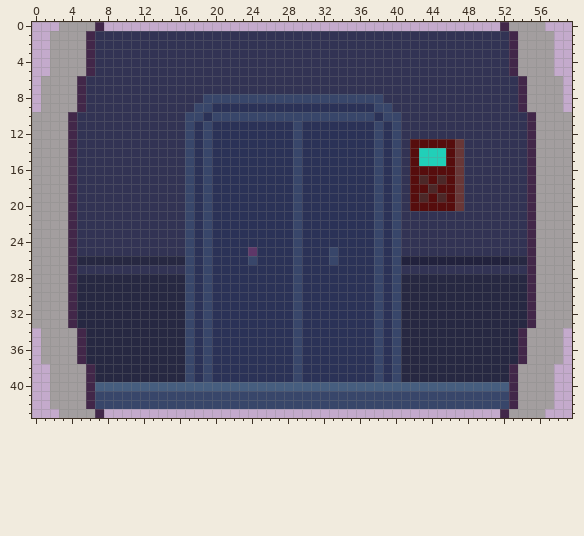
File history of a pixel-art sprite, assets/images/lift.png. That is the earlier state.
The file is 60x44 pixels. Colours within 5 levels of each other are drawn and written as one.
Now the later version:
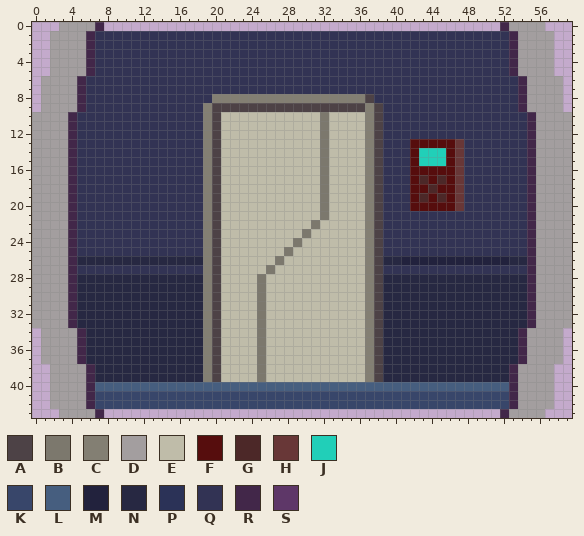
Palette (. is transparent): A #4d4246  B #7c786d  C #837f73  D #a39e9f  E #bfbca9  F #560d0d  G #4c2828  H #683737  J #21cfb8  K #38466a  L #465e7f  M #22223d  N #272842  P #2b3257  Q #323354  R #422749  S #5e3768
What changed:
The author changed colour K to colour A in row 8 at x 37; in row 9 at x 38; in row 10 at x 20; in rows 11 to 39 at x 38.
The author changed colour P to colour A in row 9 at x 20 to 36; in row 10 at x 38; in rows 11 to 39 at x 20.
The author changed colour K to colour B in row 10 at x 32; in row 24 at x 29.
The author changed colour P to colour B in rows 11 to 21 at x 32; in row 22 at x 31; in row 23 at x 30; in row 25 at x 28; in row 26 at x 27; in row 27 at x 26.
The author changed colour P to colour B in rows 28 to 39 at x 25.
The author changed colour K to colour C in row 8 at x 20 to 36; in row 9 at x 19; in row 10 at x 37; in rows 11 to 39 at x 19.
The author changed colour P to colour C in row 9 at x 37; in row 10 at x 19; in rows 11 to 39 at x 37.
The author changed colour K to colour E in row 10 at x 21 to 31 and 33 to 36; in rows 11 to 23 at x 29; in row 25 at x 29 and 33; in row 26 at x 24, 29 and 33; in rows 27 to 39 at x 29.
The author changed colour P to colour E in rows 11 to 21 at x 21 to 28, 30 to 31 and 33 to 36; in row 22 at x 21 to 28, 30 and 32 to 36; in row 23 at x 21 to 28 and 31 to 36; in row 24 at x 21 to 28 and 30 to 36; in row 25 at x 21 to 23, 25 to 27, 30 to 32 and 34 to 36; in row 26 at x 21 to 23, 25 to 26, 28, 30 to 32 and 34 to 36.
The author changed colour P to colour E in row 27 at x 21 to 25, 27 to 28 and 30 to 36; in rows 28 to 39 at x 21 to 24, 26 to 28 and 30 to 36.
The author changed colour S to colour E in row 25 at x 24.
The author changed colour K to colour N in row 26 at x 17 and 40; in rows 28 to 39 at x 17 and 40.
The author changed colour P to colour N in row 26 at x 18 and 39; in rows 28 to 39 at x 18 and 39.
The author changed colour K to colour Q in row 8 at x 19 and 38; in row 9 at x 18 and 39; in row 10 at x 17 to 18 and 39 to 40; in rows 11 to 25 at x 17 and 40; in row 27 at x 17 and 40.
The author changed colour P to colour Q in rows 11 to 25 at x 18 and 39; in row 27 at x 18 and 39.
